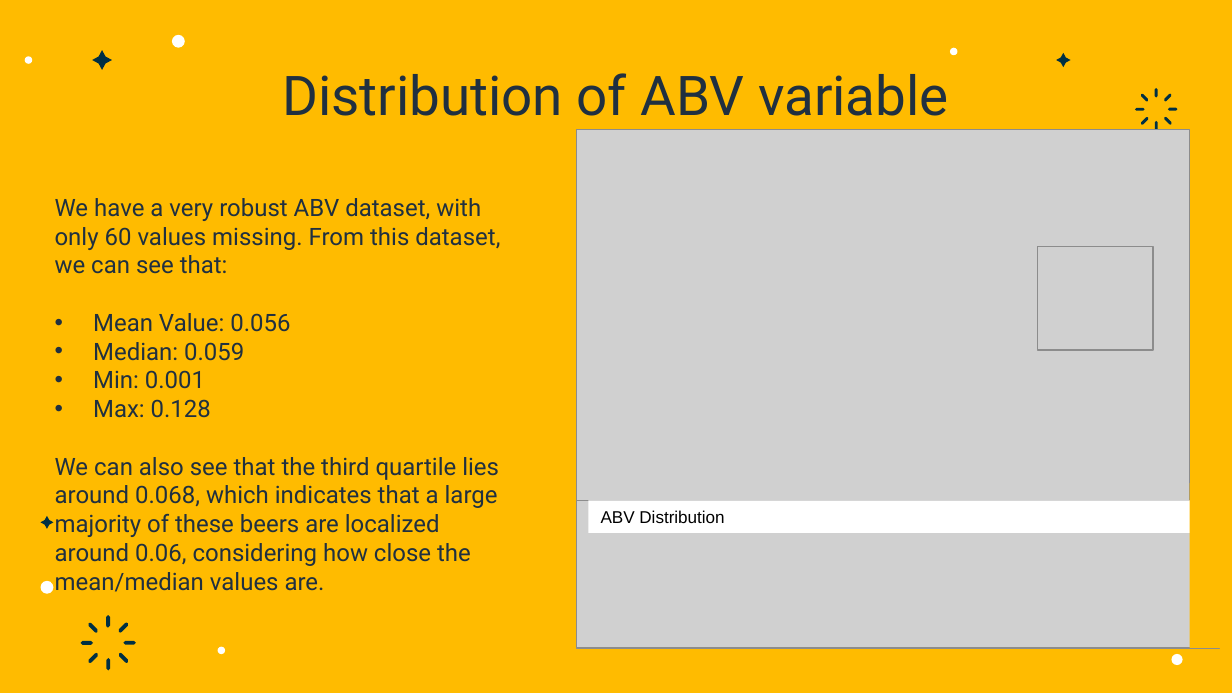
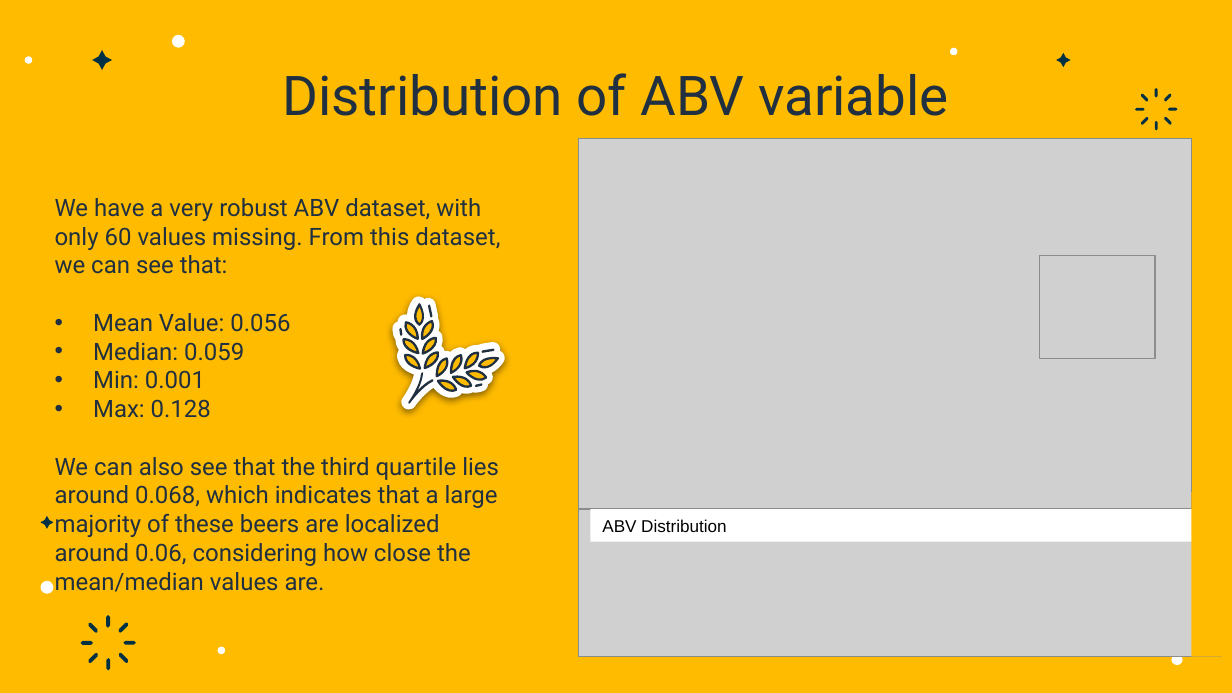
Before and after one commit to DotSumWedge/BreweryAnalysis, a slide deck: slide 7 of BeerAnalysisPresentation.pptx. Drawn at 1232x693 pixels with LibreOffice and Linux fonts; fonts in the diff are those of the drawing; grey boxes stand for pictures. Boxes give left, top, right and bottom in pixels: in the first picture for what was removed or moved away, otherwise in the second. Text is boxed around its words. In the diff, an @@ line names an element or a change of style, - is before the commit and + after.

```diff
--- a/BeerAnalysisPresentation.pptx
+++ b/BeerAnalysisPresentation.pptx
@@ picture: place and size @@
-picture at box(1037, 246, 1153, 350)
+picture at box(1040, 255, 1156, 359)
@@ group added at box(357, 289, 511, 441): 34 freeform shapes @@
@@ 2 pictures, 2 rectangles: place and size @@
-2 pictures, 2 rectangles at box(577, 129, 1232, 648)
+2 pictures, 2 rectangles at box(578, 138, 1232, 657)
@@ ellipse removed at box(1060, 639, 1067, 647) @@
```
Also in this commit, not shown: 3 other slides changed.
